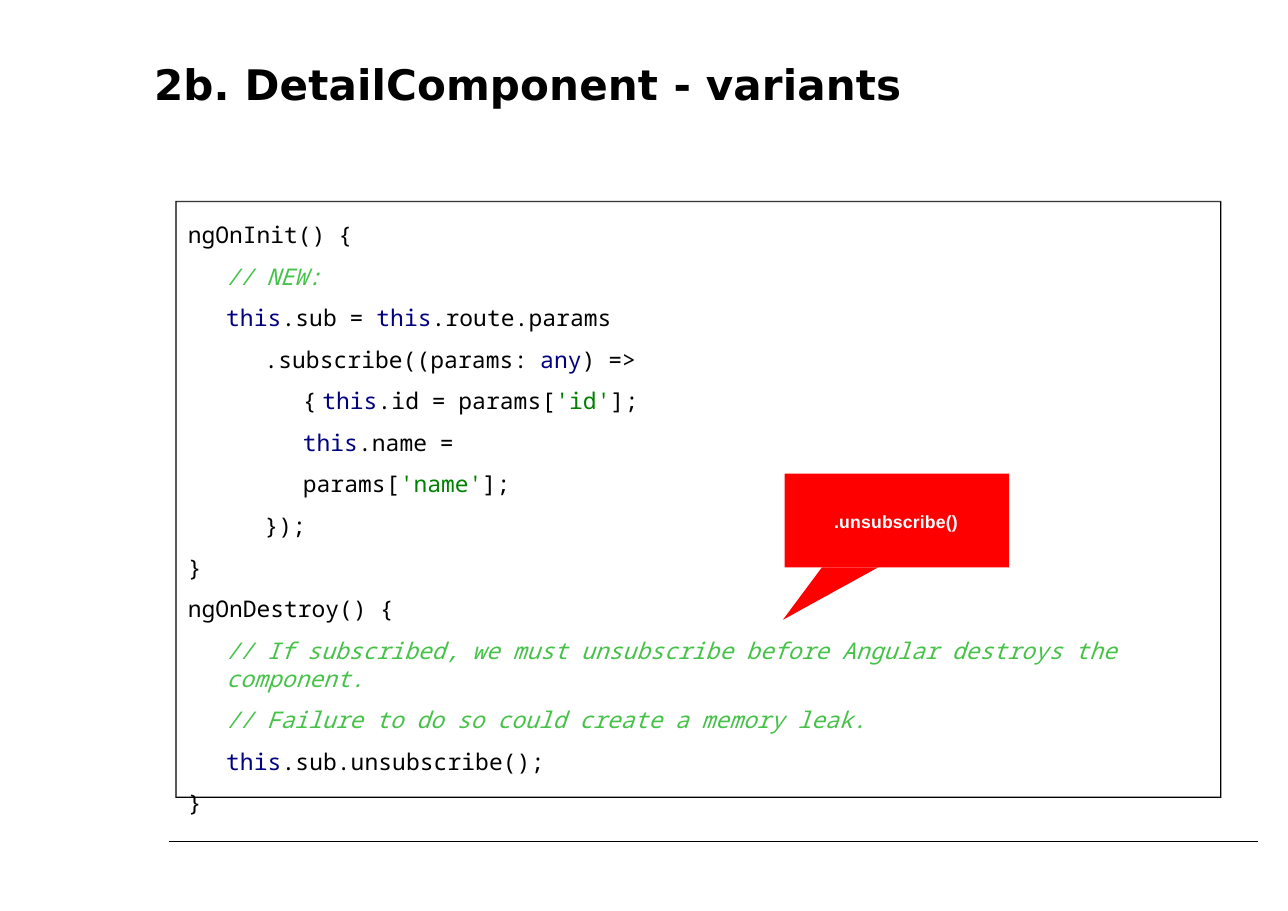
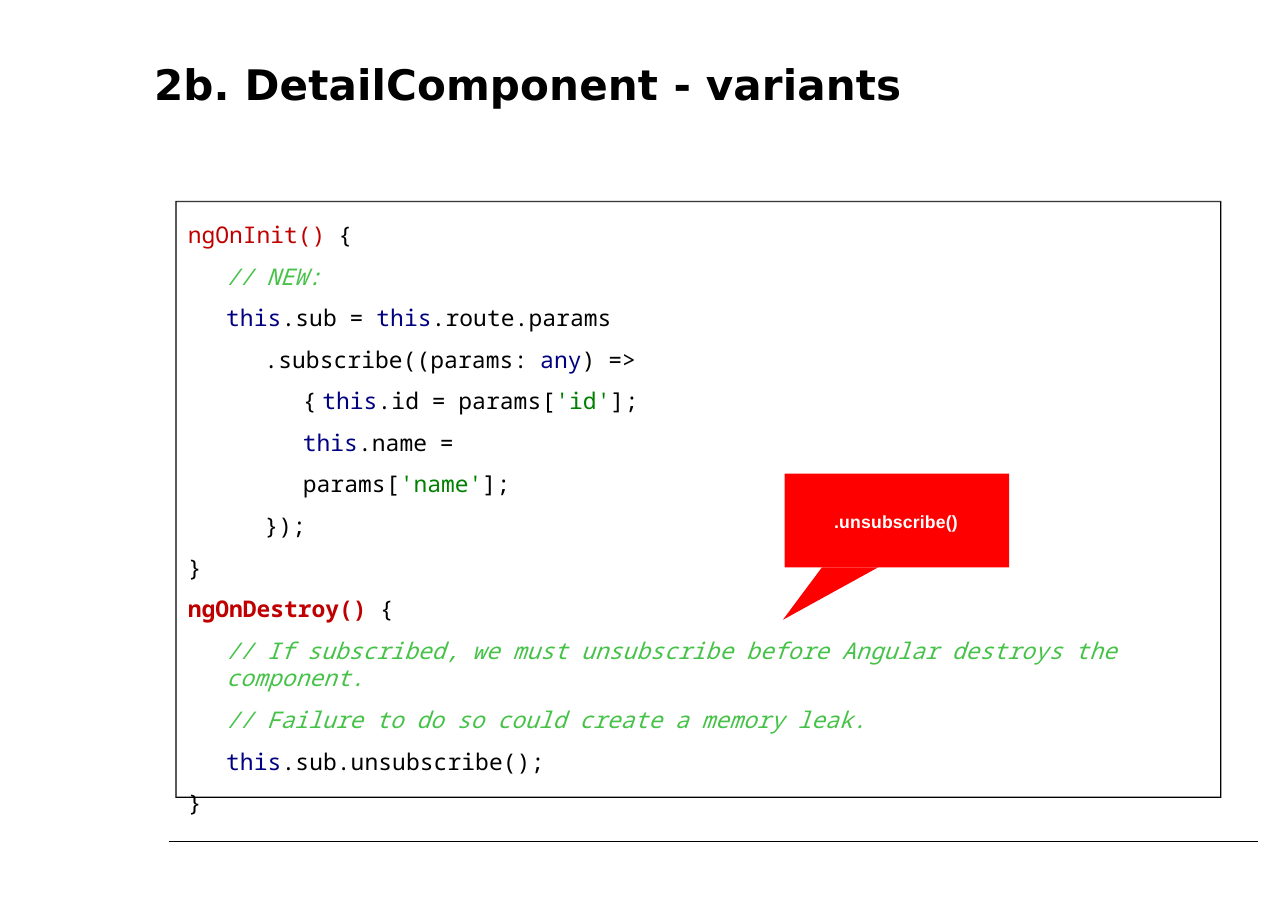
Before and after one commit to petereijgermans11/workshop-angular7, a slide deck: slide 19 of PPT/05- Angular Routing.pptx. Drawn at 1288x911 pixels with LibreOffice and Linux fonts; fonts in the diff are those of the drawing. Boxes give left, top, right and bottom in pixels: in the first picture for what was removed or moved away, otherwise in the second. Text is boxed around its words. In the diff, an @@ line names an element or a change of style, - is before the commit and + after.

```diff
--- a/PPT/05- Angular Routing.pptx
+++ b/PPT/05- Angular Routing.pptx
@@ text at bbox=[188, 225, 326, 249]: text colour #000000 to #C00000 in "ngOnInit()" @@
@@ text at bbox=[188, 600, 367, 623]: text colour #000000 to #C00000, bold on in "ngOnDestroy()" @@
```
Also in this commit, not shown: 8 other slides changed, 5 other files.
